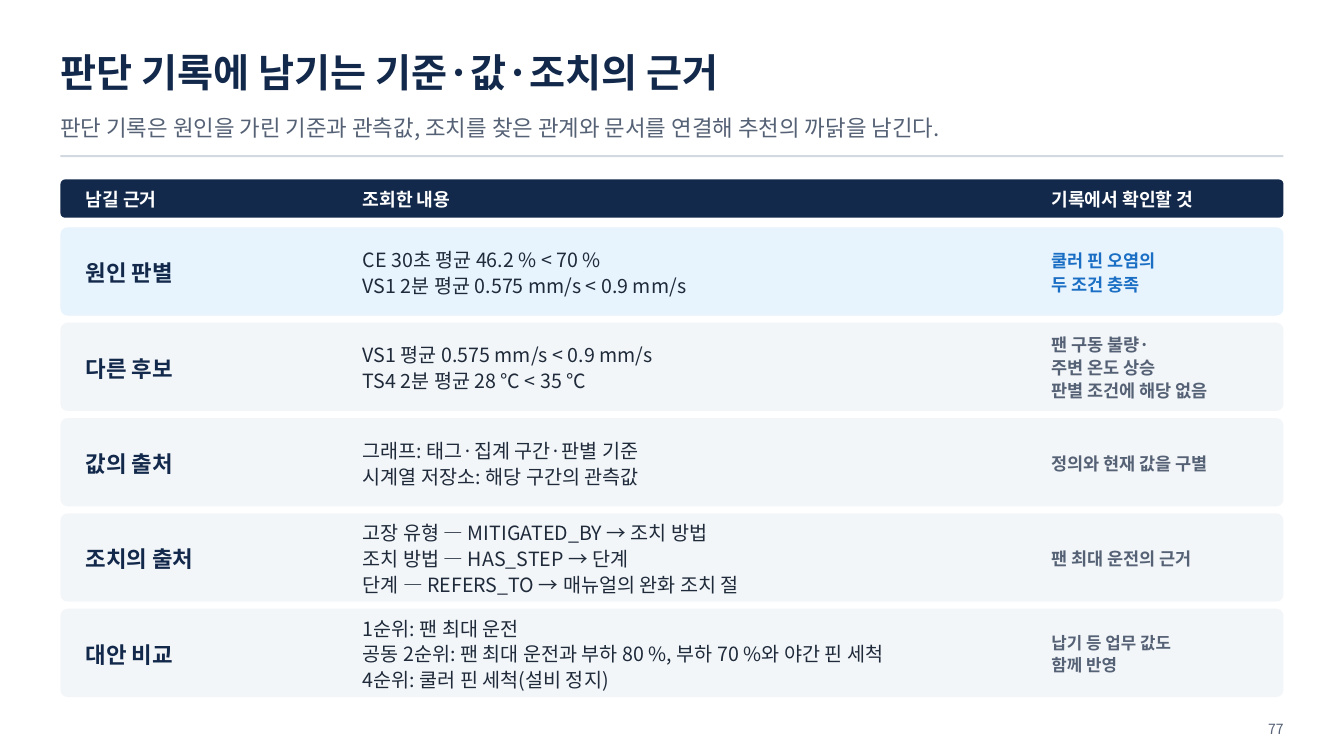
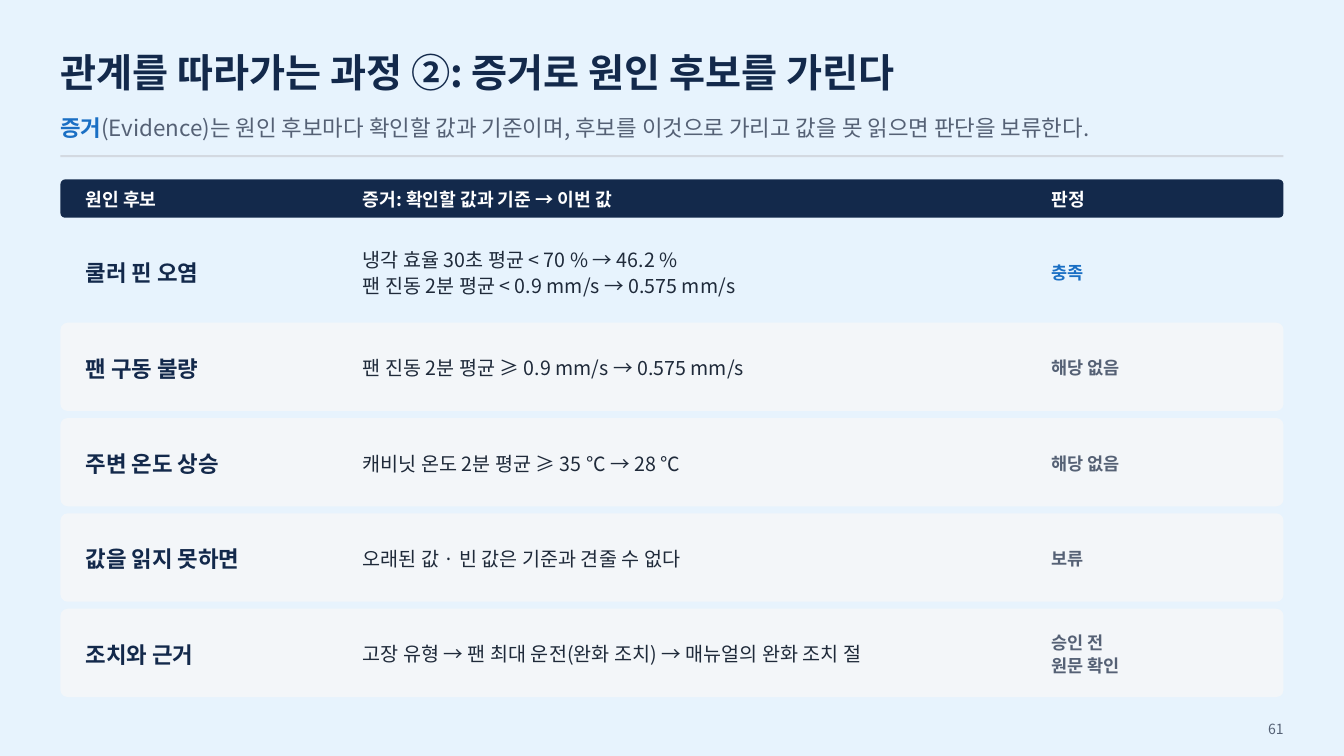
Before and after one commit to uengine-oss/hyd-iot-edu, a slide deck: slide 61 of workspace/강의제작/산출물/통합반/이론/01회차/통합반_01일차.pptx (slide 77 before the commit). Drawn at 1344x756 pixels with LibreOffice and Linux fonts; fonts in the diff are those of the drawing. Boxes give left, top, right and bottom in pixels: in the first picture for what was removed or moved away, otherwise in the second. Text is boxed around its words. In the diff, an @@ line names an element or a change of style, - is before the commit and + after.

Commit message:
1회차 이론 덱 01 · 02 · 03편 마무리와 다른 계정 인계: 02편 적대적 검토 15건 반영(사용자 「다 고쳐」 — 관제 자리 · MQTT 방향 · 화면에 없던 말 · 같은 꼴 반복, 새 삽화 5), 03편 재편 「온톨로지란 무엇이고 왜 필요한가」(앞다리 뺌, 무엇 5 · 왜 3 · 쓰이는 법 5 · 있으면 4, 검토 20건 반영, 새 삽화), 덱 87 → 74장 · 확정 PPTX 같은 판(장빼기 · 장교체 · 쪽번호맞춤 · 노트주입), 02편 대본 새 판, 01편 대본 1장 유압 설비 이름만. 지침 대본 S-4(풀 자리 먼저 정하기 · 한 마디 되짚기) · 덱 자료(장 수 바뀌는 고침), 도구 장구간교체 · 장빼기 · 쪽번호맞춤, 작업 폴더를 커밋되는 근거 폴더로(인계). 03편 대본은 옛 판 — 다음 세션이 새로 씀

```diff
--- a/workspace/강의제작/산출물/통합반/이론/01회차/통합반_01일차.pptx
+++ b/workspace/강의제작/산출물/통합반/이론/01회차/통합반_01일차.pptx
@@ background #FFFFFF to #E7F3FD @@
@@ text at (x1=60, y1=53, x2=895, y2=91): text changed @@
-판단 기록에 남기는 기준·값·조치의 근거
+관계를 따라가는 과정 ②: 증거로 원인 후보를 가린다
@@ text at (x1=60, y1=117, x2=1090, y2=140): text changed @@
-판단 기록은 원인을 가린 기준과 관측값, 조치를 찾은 관계와 문서를 연결해 추천의 까닭을 남긴다.
+증거(Evidence)는 원인 후보마다 확인할 값과 기준이며, 후보를 이것으로 가리고 값을 못 읽으면 판단을 보류한다.
@@ text at (x1=86, y1=190, x2=156, y2=208): text changed @@
-남길 근거
+원인 후보
@@ text at (x1=363, y1=190, x2=612, y2=208): text changed @@
-조회한 내용
+증거: 확인할 값과 기준 → 이번 값
@@ text at (x1=1051, y1=190, x2=1084, y2=208): text changed @@
-기록에서 확인할 것
+판정
@@ text at (x1=86, y1=262, x2=198, y2=283): text changed @@
-원인 판별
+쿨러 핀 오염
@@ text at (x1=363, y1=250, x2=735, y2=297): text changed @@
-CE 30초 평균 46.2 % < 70 %
-VS1 2분 평균 0.575 mm/s < 0.9 mm/s
+냉각 효율 30초 평균 < 70 % → 46.2 %
+팬 진동 2분 평균 < 0.9 mm/s → 0.575 mm/s
@@ text at (x1=1051, y1=264, x2=1083, y2=281): text changed @@
-쿨러 핀 오염의
-두 조건 충족
+충족
@@ text at (x1=86, y1=358, x2=198, y2=379): text changed @@
-다른 후보
+팬 구동 불량
@@ text at (x1=363, y1=358, x2=744, y2=379): text changed @@
-VS1 평균 0.575 mm/s < 0.9 mm/s
-TS4 2분 평균 28 ℃ < 35 ℃
+팬 진동 2분 평균 ≥ 0.9 mm/s → 0.575 mm/s
@@ text at (x1=1051, y1=359, x2=1120, y2=376): text changed @@
-팬 구동 불량·
-주변 온도 상승
-판별 조건에 해당 없음
+해당 없음
@@ text at (x1=86, y1=453, x2=219, y2=474): text changed @@
-값의 출처
+주변 온도 상승
@@ text at (x1=363, y1=454, x2=680, y2=473): text changed @@
-그래프: 태그·집계 구간·판별 기준
-시계열 저장소: 해당 구간의 관측값
+캐비닛 온도 2분 평균 ≥ 35 ℃ → 28 ℃
@@ text at (x1=1051, y1=455, x2=1120, y2=472): text changed @@
-정의와 현재 값을 구별
+해당 없음
@@ text at (x1=86, y1=548, x2=240, y2=569): text changed @@
-조치의 출처
+값을 읽지 못하면
@@ text at (x1=363, y1=549, x2=680, y2=568): text changed @@
-고장 유형 — MITIGATED_BY → 조치 방법
-조치 방법 — HAS_STEP → 단계
-단계 — REFERS_TO → 매뉴얼의 완화 조치 절
+오래된 값 · 빈 값은 기준과 견줄 수 없다
@@ text at (x1=1051, y1=551, x2=1083, y2=567): text changed @@
-팬 최대 운전의 근거
+보류
@@ text at (x1=86, y1=644, x2=193, y2=665): text changed @@
-대안 비교
+조치와 근거
@@ text at (x1=363, y1=644, x2=861, y2=665): text changed @@
-1순위: 팬 최대 운전
-공동 2순위: 팬 최대 운전과 부하 80 %, 부하 70 %와 야간 핀 세척
-4순위: 쿨러 핀 세척(설비 정지)
+고장 유형 → 팬 최대 운전(완화 조치) → 매뉴얼의 완화 조치 절
@@ text at (x1=1051, y1=634, x2=1120, y2=674): text changed; size 12 to 12.5 pt @@
-납기 등 업무 값도
-함께 반영
+승인 전
+원문 확인
@@ text at (x1=1268, y1=723, x2=1284, y2=734): text changed @@
-77
+61
```
Also in this commit, not shown: 32 other slides changed, 9 slides added, 22 slides removed, 30 other files.
